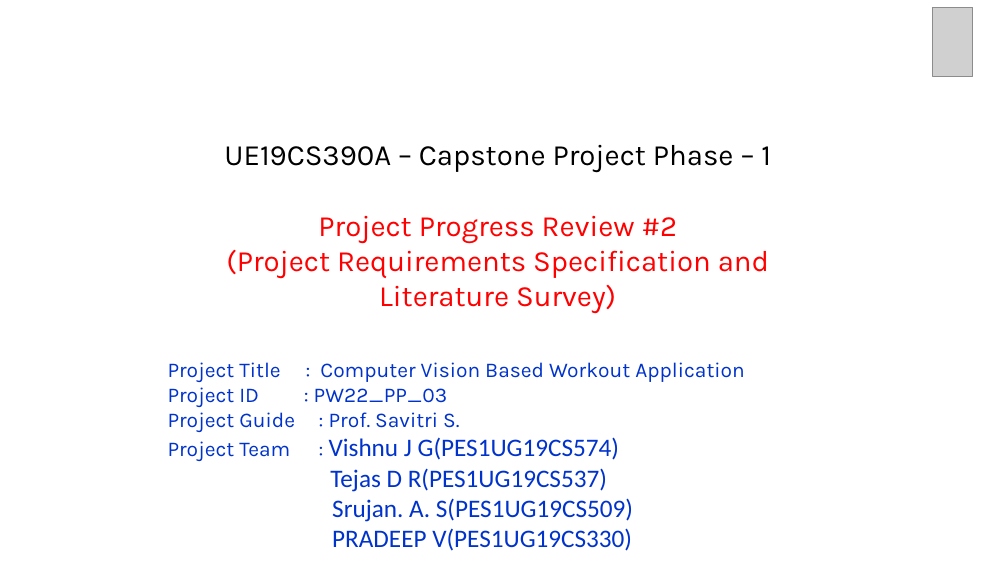
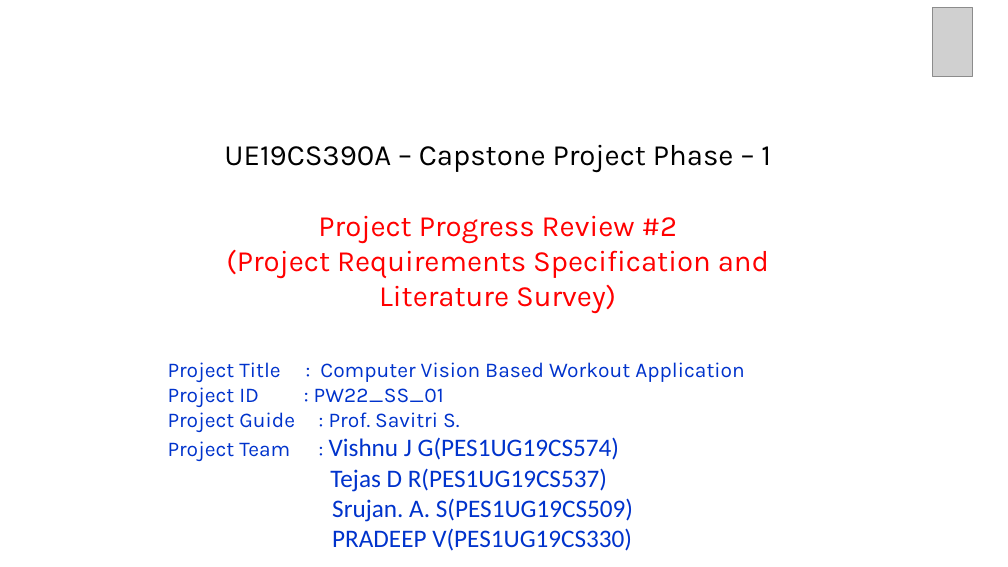
Before and after one commit to VishnuJG/CV-Workout, a slide deck: slide 1 of LiteratureSurvey/UE19CS390A_REVIEW 2.pptx. Drawn at 1008x567 pixels with LibreOffice and Linux fonts; fonts in the diff are those of the drawing; grey boxes stand for pictures. Boxes give left, top, right and bottom in pixels: in the first picture for what was removed or moved away, otherwise in the second. Text is boxed around its words. In the diff, an @@ line names an element or a change of style, - is before the commit and + after.

```diff
--- a/LiteratureSurvey/UE19CS390A_REVIEW 2.pptx
+++ b/LiteratureSurvey/UE19CS390A_REVIEW 2.pptx
@@ text at [168,387,444,407]: text changed @@
-Project ID : PW22_PP_03
+Project ID : PW22_SS_01
```
Also in this commit, not shown: 5 other slides changed, 3 slides added.
